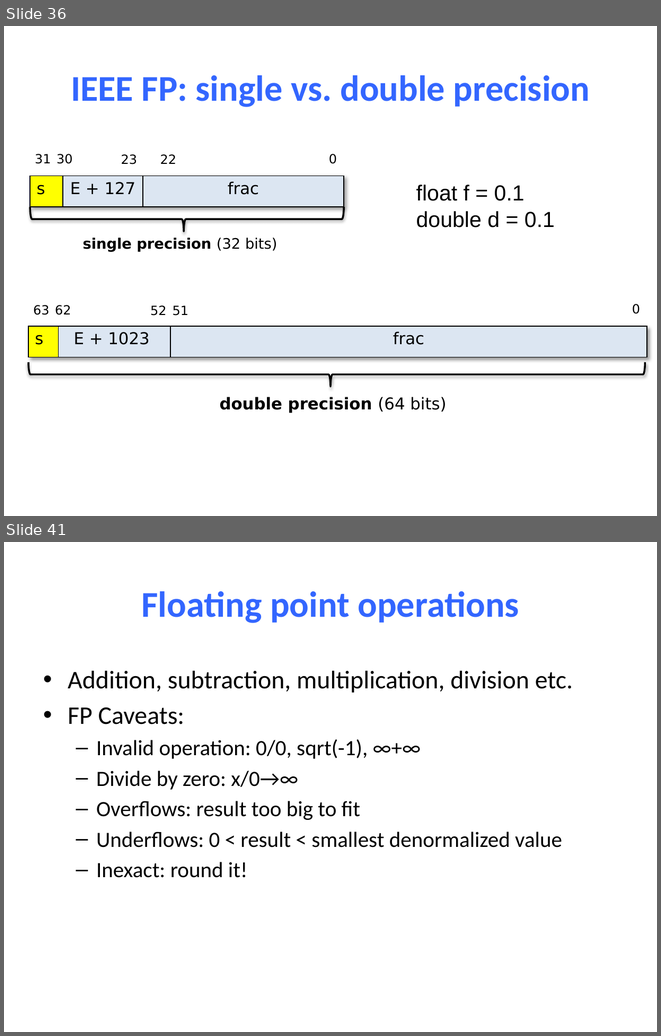
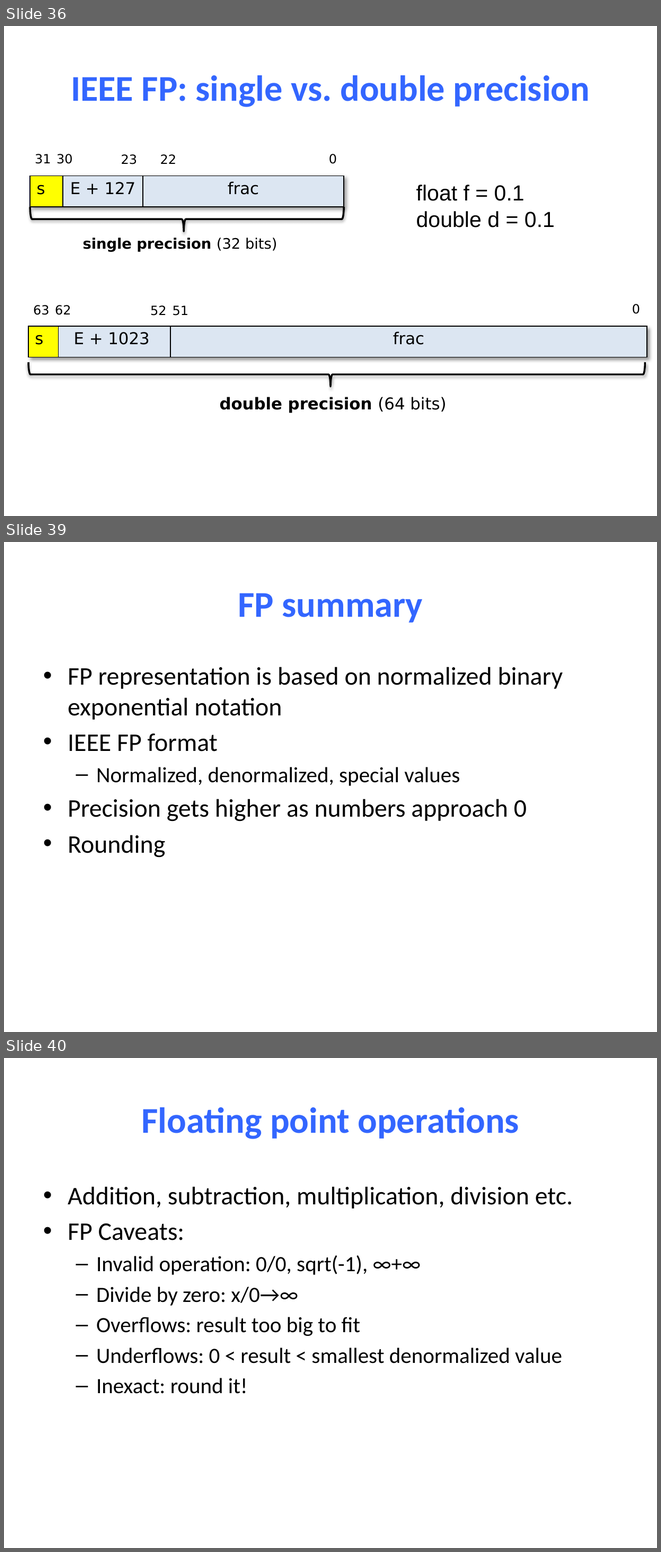
Before and after one commit to NYU-CSO/nyu-cso.github.io, a slide deck: notes/03-floats.pptx. Shown one above the other, each under a label of ours: slides 36 and 41 before the commit, slides 36, 39 and 40 after it; the slides between them are not shown. The pictures are 661x1036 and 661x1552 pixels, drawn with LibreOffice and Linux fonts; fonts in the diff are those of the drawing. Boxes give left, top, right and bottom in pixels: in the first picture for what was removed or moved away, otherwise in the second. Text is boxed around its words. In the diff, an @@ line names an element or a change of style, - is before the commit and + after.

```diff
--- a/notes/03-floats.pptx
+++ b/notes/03-floats.pptx
@@ slide 39 added at bbox=[4, 542, 657, 1032], background #FFFFFF @@
@@ title added at bbox=[238, 593, 423, 623], 40 pt, text #3366FF, bold @@
+FP summary
@@ text added at bbox=[68, 667, 563, 857], 28 pt, text #000000 @@
+• FP representation is based on normalized binary exponential notation
+• IEEE FP format
+  – Normalized, denormalized, special values
+• Precision gets higher as numbers approach 0
+• Rounding
@@ what was slide 41 is now slide 40 @@
```
Also in this commit, not shown: 16 slides changed, 2 slides removed.
